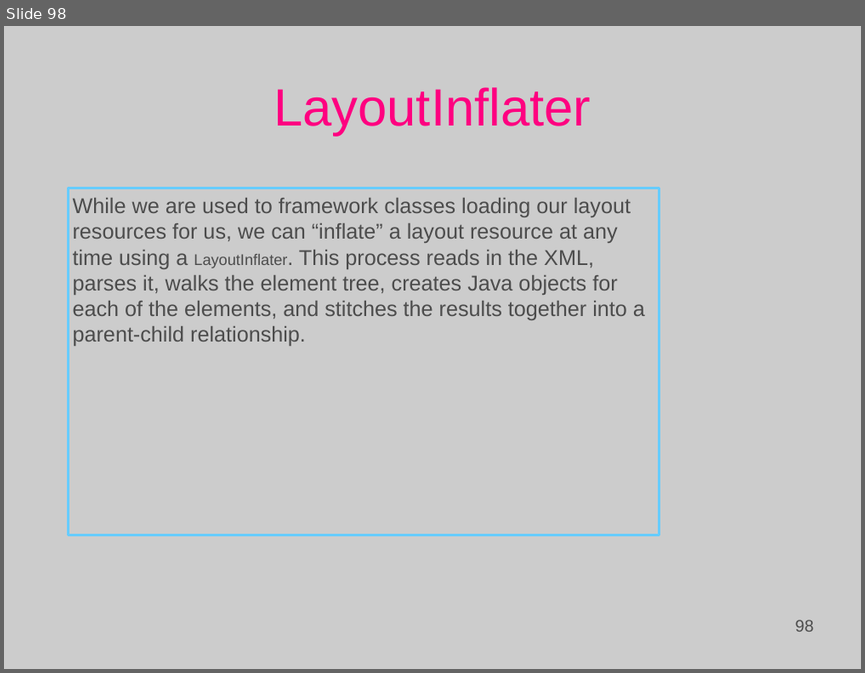
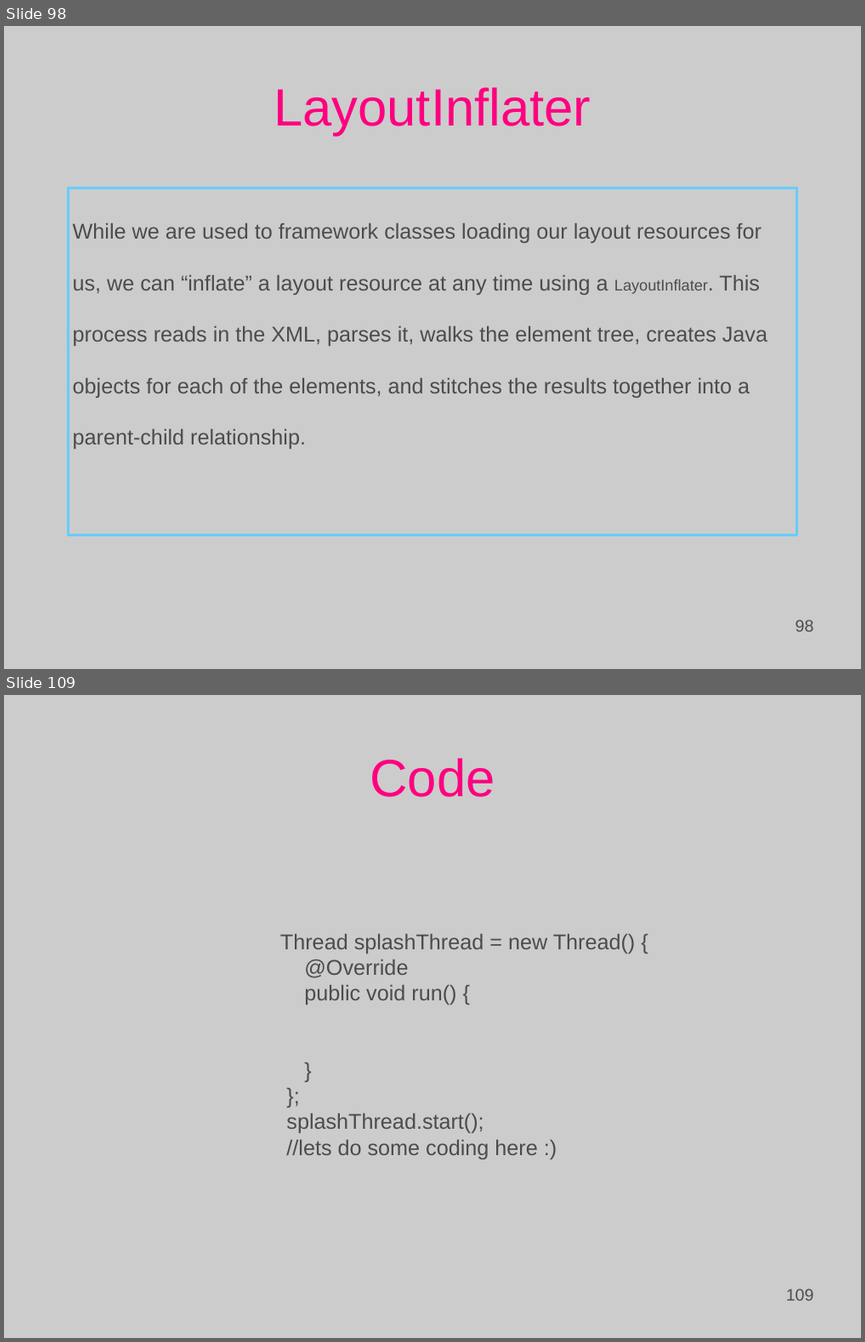
Before and after one commit to Basis-Android-Training/basis-android-training, a slide deck: Batch 12/Course lectures.ppt. Shown one above the other, each under a label of ours: slide 98 before the commit, slides 98 and 109 after it; the slides between them are not shown. The pictures are 865x673 and 865x1342 pixels, drawn with LibreOffice and Linux fonts; fonts in the diff are those of the drawing; background and template pictures are left out. Boxes give left, top, right and bottom in pixels: in the first picture for what was removed or moved away, otherwise in the second. Text is boxed around its words. In the diff, an @@ line names an element or a change of style, - is before the commit and + after.

```diff
--- a/Batch 12/Course lectures.ppt
+++ b/Batch 12/Course lectures.ppt
@@ slide 109 added at bbox=[4, 695, 861, 1338], background picture (left out) @@
@@ title added at bbox=[370, 758, 494, 797], 44 pt, text #FF0080 @@
+Code
@@ free added at bbox=[252, 924, 659, 1157], 18 pt, text #4C4C4C @@
+Thread splashThread = new Thread() {
+@Override
+public void run() {
+}
+};
+splashThread.start();
+//lets do some coding here :)
@@ page number added at bbox=[619, 1280, 818, 1307], 14 pt, text #4C4C4C @@
+109
@@ slide 98 changed as well @@
@@ text "While we are used to ...": place and size @@
-text "While we are used to ..." at bbox=[69, 188, 658, 535]
+text "While we are used to ..." at bbox=[69, 188, 796, 535]
@@ text "While we are used to ..." at bbox=[69, 188, 796, 535]: line spacing 1 to 2 @@
```
Also in this commit, not shown: 1 other slide changed, 17 other slides added, 12 other files.
